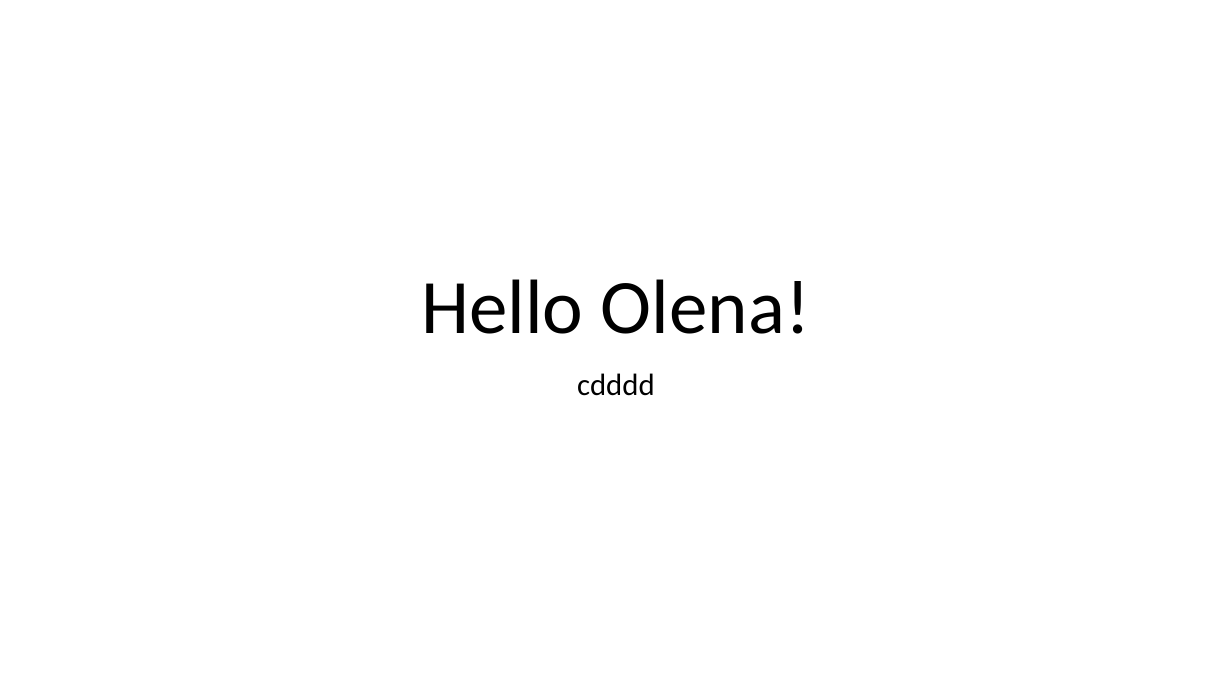
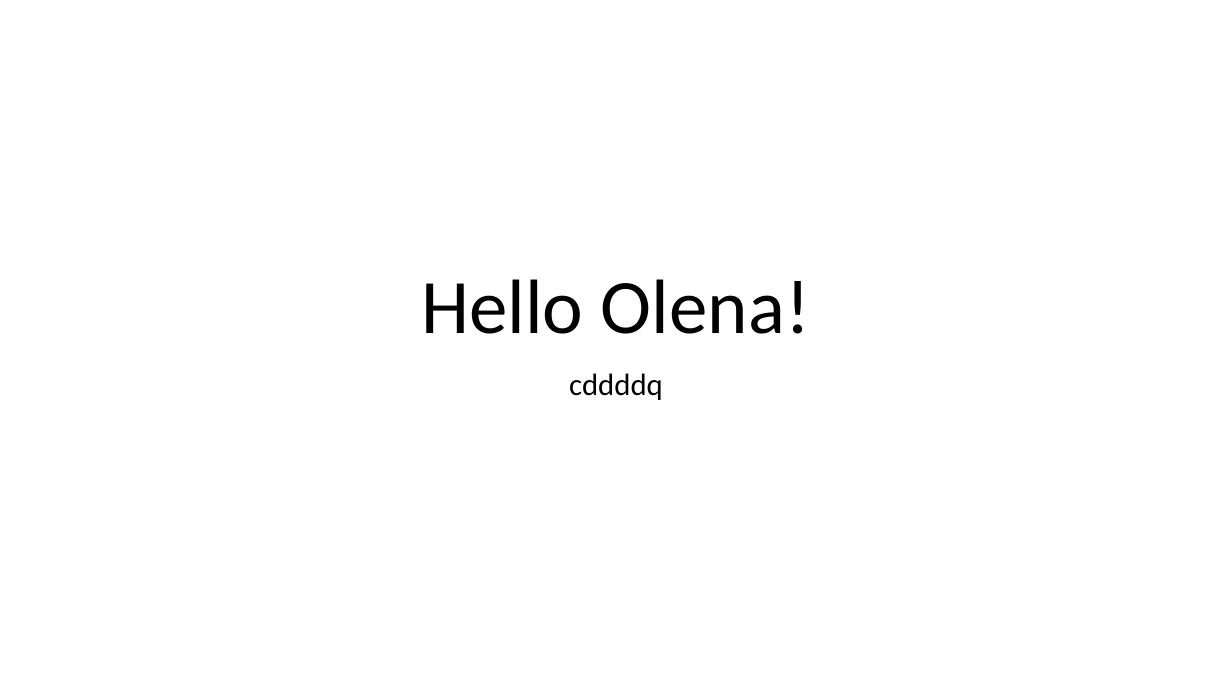
Before and after one commit to OlenaIklenko/Test-repository, a slide deck: slide 1 of New Microsoft PowerPoint Presentation.pptx. Drawn at 1232x693 pixels with LibreOffice and Linux fonts; fonts in the diff are those of the drawing. Boxes give left, top, right and bottom in pixels: in the first picture for what was removed or moved away, otherwise in the second. Text is boxed around its words. In the diff, an @@ line names an element or a change of style, - is before the commit and + after.

Commit message:
First

```diff
--- a/New Microsoft PowerPoint Presentation.pptx
+++ b/New Microsoft PowerPoint Presentation.pptx
@@ subtitle at bbox=[569, 373, 663, 400]: text changed @@
-cdddd
+cddddq
```
